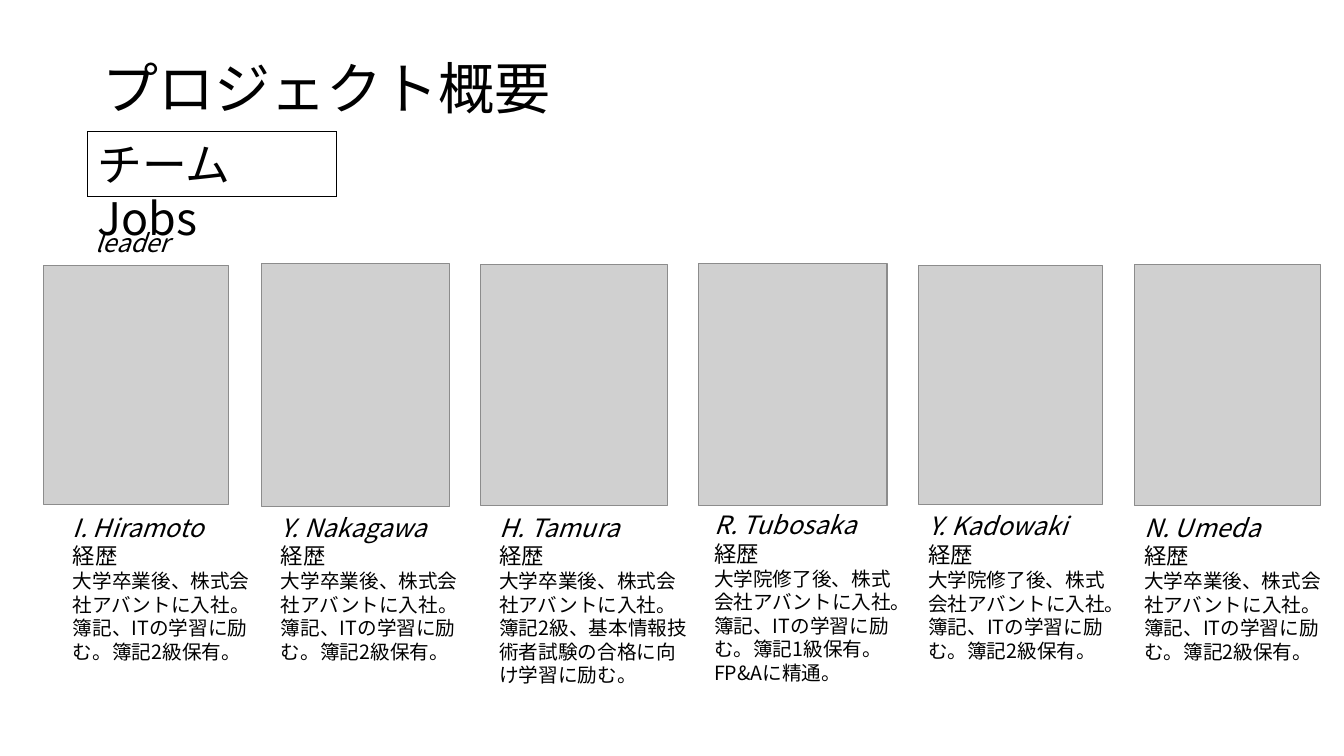
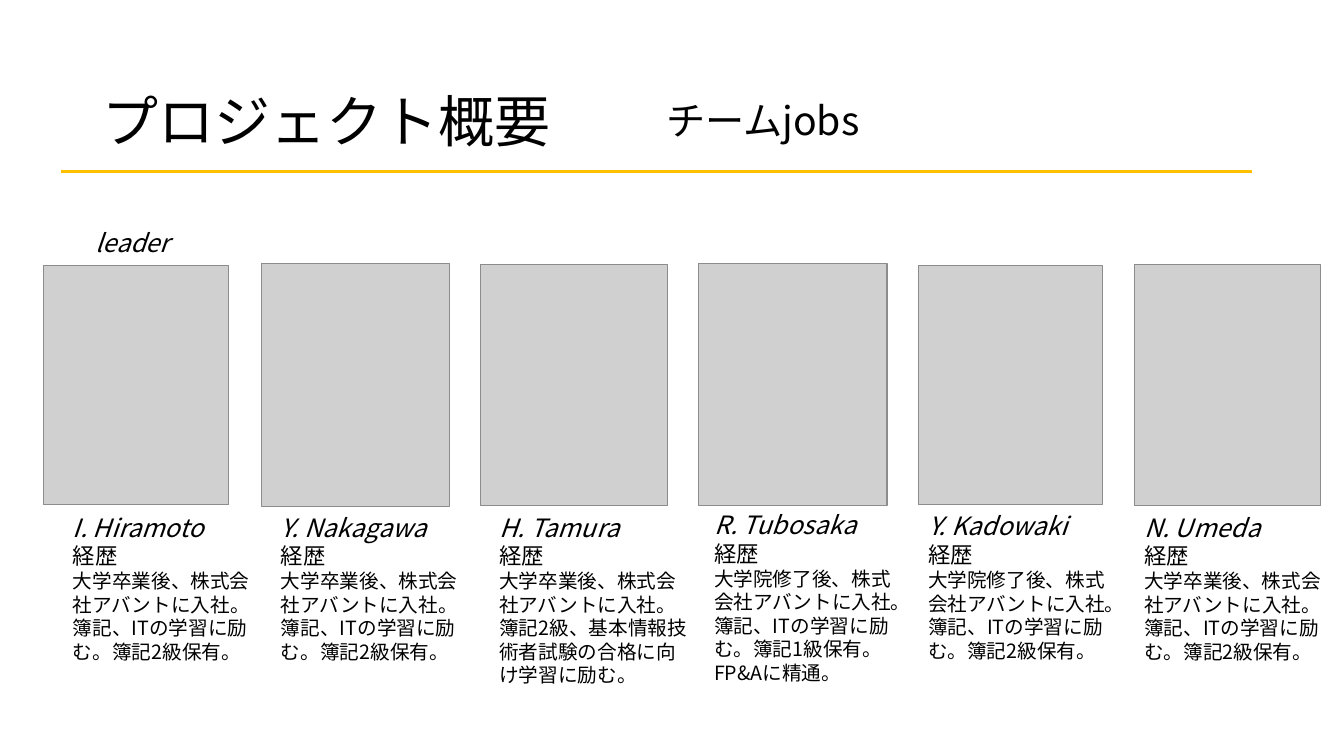
Before and after one commit to kadowakiyuya/simplezakka, a slide deck: slide 4 of 成果発表会/成果発表会.pptx (slide 5 before the commit). Drawn at 1344x756 pixels with LibreOffice and Linux fonts; fonts in the diff are those of the drawing; grey boxes stand for pictures. Boxes give left, top, right and bottom in pixels: in the first picture for what was removed or moved away, otherwise in the second. Text is boxed around its words. In the diff, an @@ line names an element or a change of style, - is before the commit and + after.

```diff
--- a/成果発表会/成果発表会.pptx
+++ b/成果発表会/成果発表会.pptx
@@ title "プロジェクト概要": place and size @@
-title "プロジェクト概要" at <box>102,62,550,114</box>
+title "プロジェクト概要" at <box>102,95,550,147</box>
@@ text "チームjobs": place and size @@
-text "チームjobs" at <box>88,132,337,197</box>
+text "チームjobs" at <box>666,103,859,145</box>
@@ text "チームjobs" at <box>666,103,859,145</box>: outline #000000 0.75 pt to none @@
@@ text at <box>666,103,859,145</box>: text changed; size 32 to 28 pt @@
-チームJobs
+チームjobs
@@ line added from (62, 171) to (1252, 171), #FFC000 1.75 pt @@
```
Also in this commit, not shown: 19 other slides changed, 2 slides added, 3 slides removed, 1 other file.
